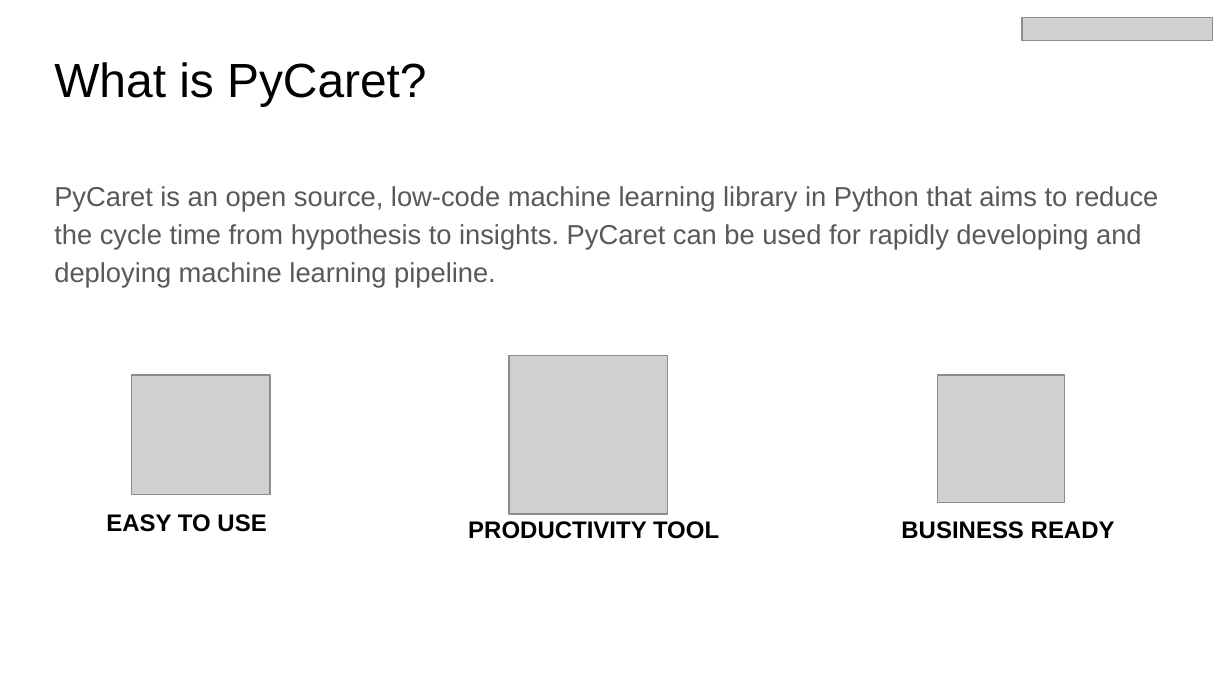
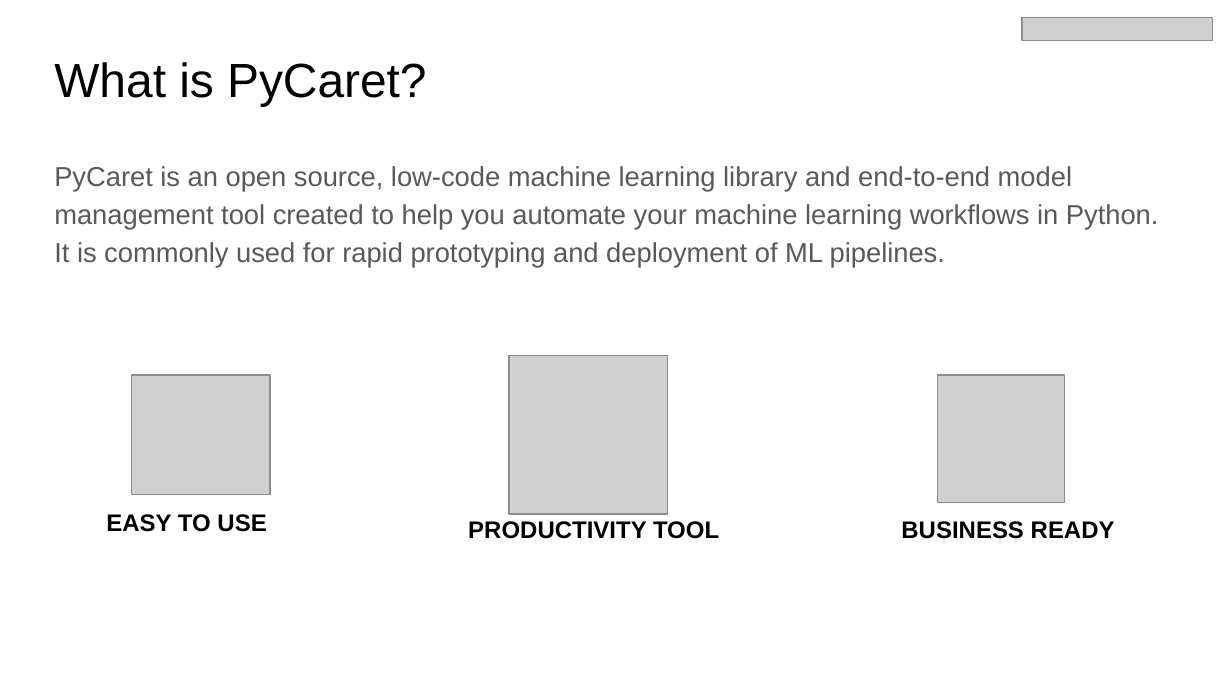
Before and after one commit to pycaret/pycaret-demo-td, a slide deck: slide 16 of Introducing PyCaret 2.0 - July 28 2020.pptx (slide 11 before the commit). Drawn at 1232x693 pixels with LibreOffice and Linux fonts; fonts in the diff are those of the drawing; grey boxes stand for pictures. Boxes give left, top, right and bottom in pixels: in the first picture for what was removed or moved away, otherwise in the second. Text is boxed around its words. In the diff, an @@ line names an element or a change of style, - is before the commit and + after.

```diff
--- a/Introducing PyCaret 2.0 - July 28 2020.pptx
+++ b/Introducing PyCaret 2.0 - July 28 2020.pptx
@@ text at bbox=[54, 166, 1159, 267]: text changed @@
-PyCaret is an open source, low-code machine learning library in Python that aims to reduce the cycle time from hypothesis to insights. PyCaret can be used for rapidly developing and deploying machine learning pipeline.
+PyCaret is an open source, low-code machine learning library and end-to-end model management tool created to help you automate your machine learning workflows in Python. It is commonly used for rapid prototyping and deployment of ML pipelines.
```
Also in this commit, not shown: 1 other slide changed, 9 slides added, 9 other files.
